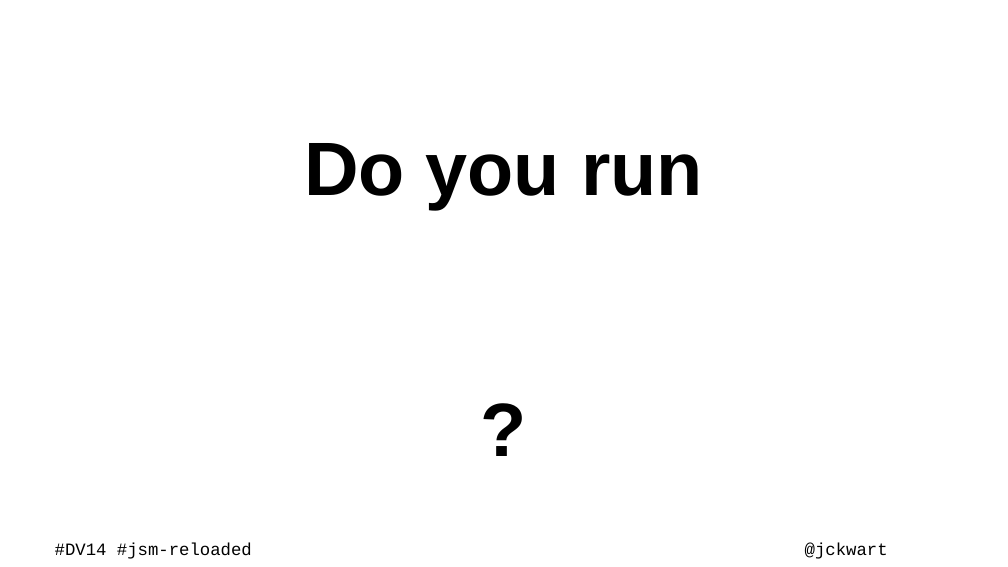
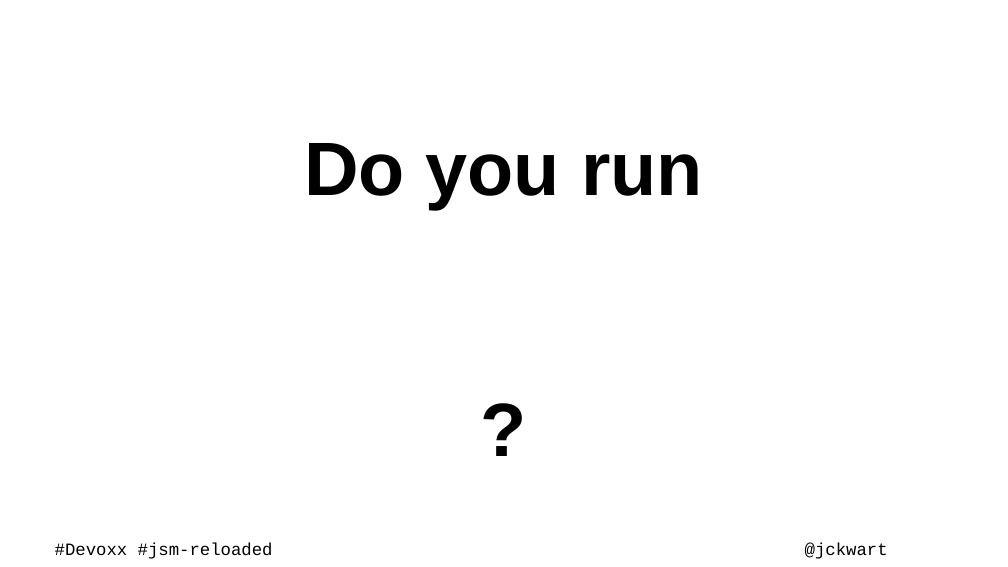
Before and after one commit to kwart/presentations, a slide deck: slide 3 of sec-man-reloaded.odp. Drawn at 1008x567 pixels with LibreOffice and Linux fonts; fonts in the diff are those of the drawing; background and template pictures are left out. Boxes give left, top, right and bottom in pixels: in the first picture for what was removed or moved away, otherwise in the second. Text is boxed around its words. In the diff, an @@ line names an element or a change of style, - is before the commit and + after.

```diff
--- a/sec-man-reloaded.odp
+++ b/sec-man-reloaded.odp
@@ text at (55, 543, 273, 559): text changed @@
-#DV14 #jsm-reloaded
+#Devoxx #jsm-reloaded
```
Also in this commit, not shown: 41 other slides changed.
